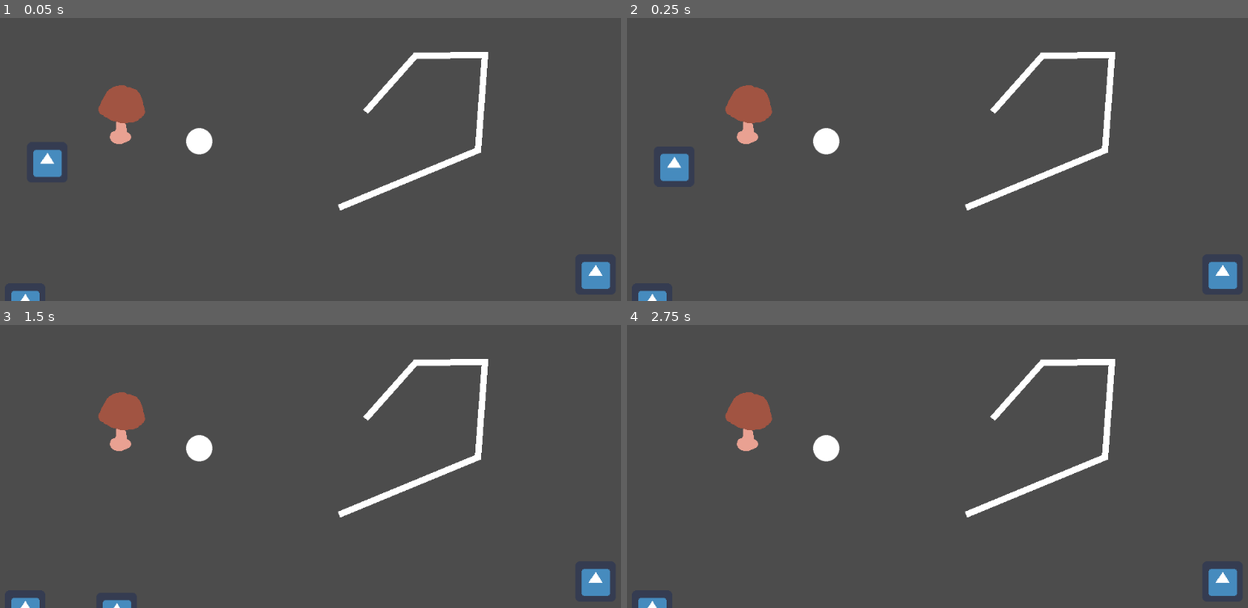
Above: before the commit, frames 1-4 (two rows, left to right).
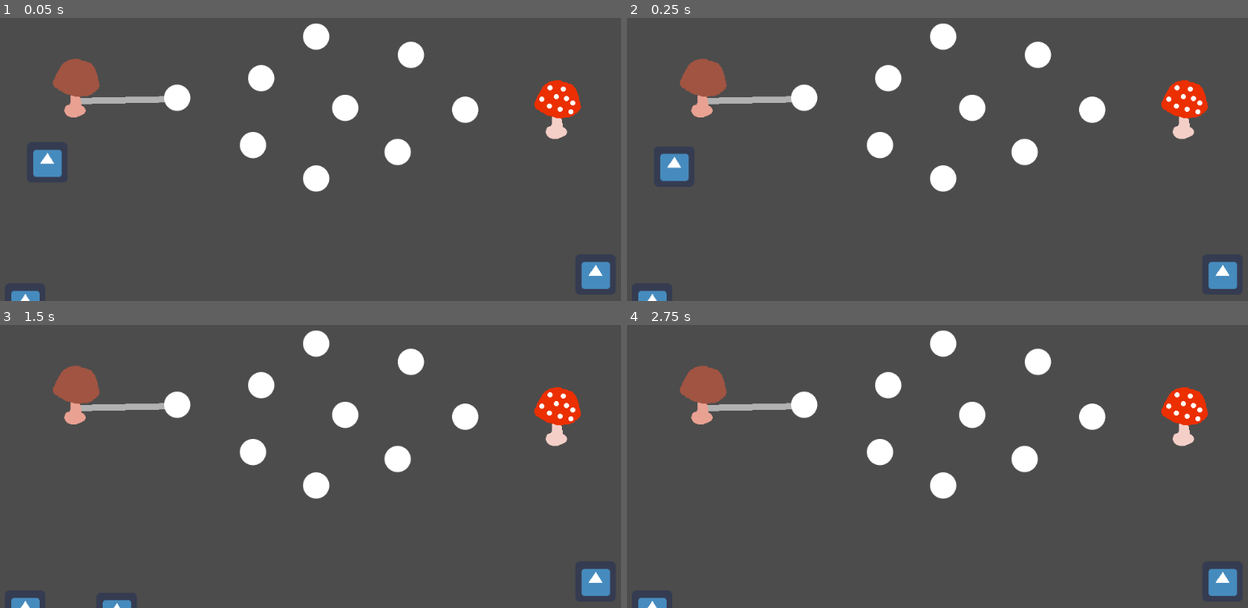
Above: after the commit, the same moments.

Repository: johan1954/fgj-2023-fivers
Game: Godot game, scene res://kohtaus.tscn
Two runs of this game, one before a commit and one after it. Both use one fixed random seed, a clock stepped at 60 frames per second and the inputs below. The engine's default icon, where the game draws it, is replaced by a stand-in: a white triangle on a blue panel in a dark square.
Inputs:
- Up to frame 1 (0.05 s): no input
- Up to frame 2 (0.25 s): no input
- Up to frame 3 (1.5 s): hold Right (ui_right) 0.53-1.28 s; hold Left (ui_left) from 1.28 s (still down)
- Up to frame 4 (2.75 s): tap Enter at 2 s; release Left (ui_left) at 2.03 s; hold Right (ui_right) from 2.03 s (still down)

The runs differ from the first frame. In frame 1, 7.6% of the frame differs, in the area x 8-94%, y 2-68%; in frame 2, 7.6%; in frame 3, 7.6%; in frame 4, 7.6%.

Commit message:
Evil sieni

Diff:
--- a/kohtaus.tscn
+++ b/kohtaus.tscn
@@ -1,9 +1,10 @@
-[gd_scene load_steps=7 format=2]
+[gd_scene load_steps=8 format=2]
 
 [ext_resource path="res://GFX Assets/icon.png" type="Texture" id=1]
 [ext_resource path="res://Src/new_script.gd" type="Script" id=2]
 [ext_resource path="res://GFX Assets/sieni.png" type="Texture" id=3]
 [ext_resource path="res://GFX Assets/pallo.png" type="Texture" id=4]
+[ext_resource path="res://GFX Assets/sieni evil.png" type="Texture" id=5]
 
 [sub_resource type="RectangleShape2D" id=1]
 extents = Vector2( 33, 32 )
@@ -43,14 +44,59 @@
 current = true
 
 [node name="Line2D" type="Line2D" parent="Camera2D"]
-points = PoolVector2Array( 100, 0, 179, -89, 289, -90, 278, 61, 58, 152 )
-default_color = Color( 1, 1, 1, 1 )
+position = Vector2( -459, -17 )
+points = PoolVector2Array( 100, 0, 258, -3 )
+default_color = Color( 0.698039, 0.698039, 0.698039, 1 )
 
 [node name="Pallo" type="Sprite" parent="."]
-position = Vector2( -163, 47 )
+position = Vector2( -198, -22 )
+scale = Vector2( 0.5, 0.5 )
+texture = ExtResource( 4 )
+
+[node name="Pallo2" type="Sprite" parent="."]
+position = Vector2( -65, -53 )
+scale = Vector2( 0.5, 0.5 )
+texture = ExtResource( 4 )
+
+[node name="Pallo3" type="Sprite" parent="."]
+position = Vector2( -78, 53 )
+scale = Vector2( 0.5, 0.5 )
+texture = ExtResource( 4 )
+
+[node name="Pallo4" type="Sprite" parent="."]
+position = Vector2( 22, -119 )
+scale = Vector2( 0.5, 0.5 )
+texture = ExtResource( 4 )
+
+[node name="Pallo5" type="Sprite" parent="."]
+position = Vector2( 22, 106 )
+scale = Vector2( 0.5, 0.5 )
+texture = ExtResource( 4 )
+
+[node name="Pallo6" type="Sprite" parent="."]
+position = Vector2( 68, -6 )
+scale = Vector2( 0.5, 0.5 )
+texture = ExtResource( 4 )
+
+[node name="Pallo7" type="Sprite" parent="."]
+position = Vector2( 151, 64 )
+scale = Vector2( 0.5, 0.5 )
+texture = ExtResource( 4 )
+
+[node name="Pallo8" type="Sprite" parent="."]
+position = Vector2( 172, -90 )
+scale = Vector2( 0.5, 0.5 )
+texture = ExtResource( 4 )
+
+[node name="Pallo9" type="Sprite" parent="."]
+position = Vector2( 258, -3 )
 scale = Vector2( 0.5, 0.5 )
 texture = ExtResource( 4 )
 
 [node name="Sieni2" type="Sprite" parent="."]
-position = Vector2( -283, 3 )
+position = Vector2( -355, -39 )
 texture = ExtResource( 3 )
+
+[node name="SieniEvil" type="Sprite" parent="."]
+position = Vector2( 407, -5 )
+texture = ExtResource( 5 )
Binary file added: GFX Assets/sieni evil.png
Not shown, added: GFX Assets/sieni evil.png.import
